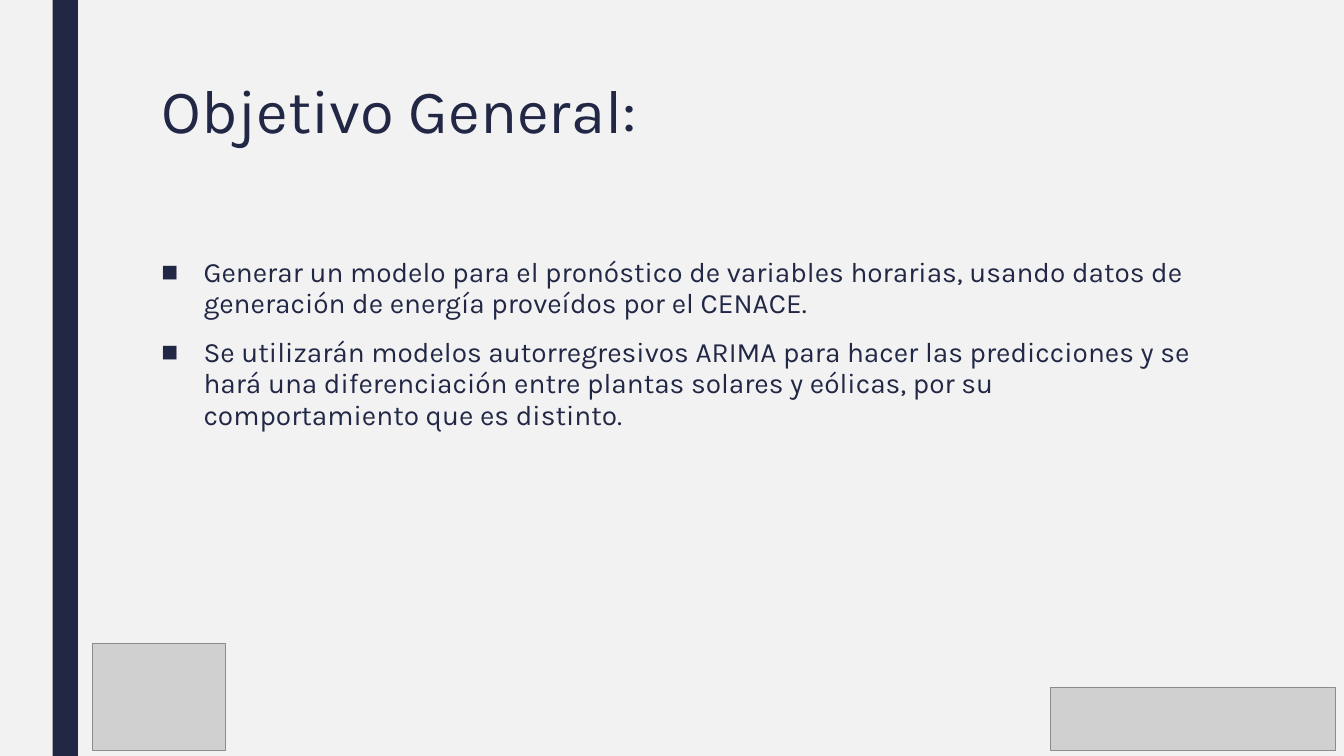
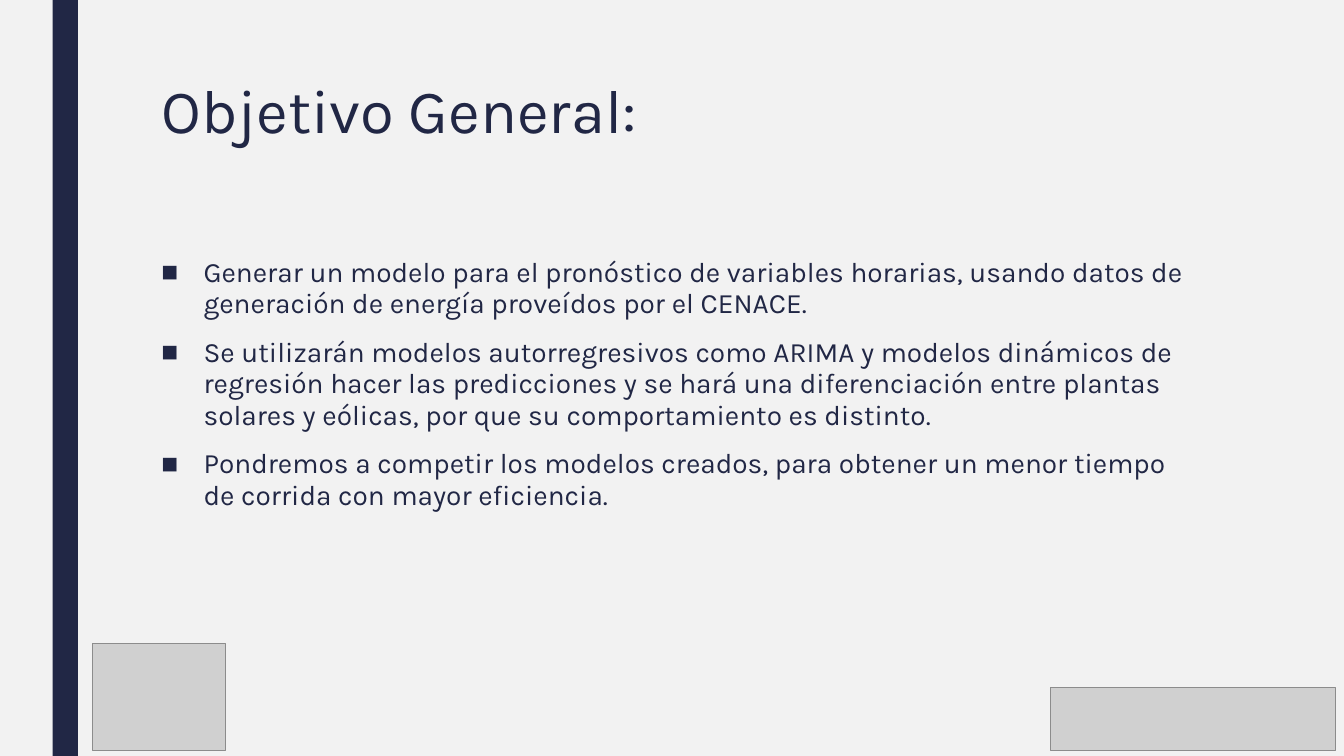
Before and after one commit to oscaralfonso17/Plantas_Intermitentes, a slide deck: slide 3 of Objetivos.pptx. Drawn at 1344x756 pixels with LibreOffice and Linux fonts; fonts in the diff are those of the drawing; grey boxes stand for pictures. Boxes give left, top, right and bottom in pixels: in the first picture for what was removed or moved away, otherwise in the second. Text is boxed around its words. In the diff, an @@ line names an element or a change of style, - is before the commit and + after.

Commit message:
Updated PPTX

```diff
--- a/Objetivos.pptx
+++ b/Objetivos.pptx
@@ text at [204,340,1172,512]: text changed @@
-■ Se utilizarán modelos autorregresivos ARIMA para hacer las predicciones y se hará una diferenciación entre plantas solares y eólicas, por su comportamiento que es distinto.
+■ Se utilizarán modelos autorregresivos como ARIMA y modelos dinámicos de regresión hacer las predicciones y se hará una diferenciación entre plantas solares y eólicas, por que su comportamiento es distinto.
+■ Pondremos a competir los modelos creados, para obtener un menor tiempo de corrida con mayor eficiencia.
```
